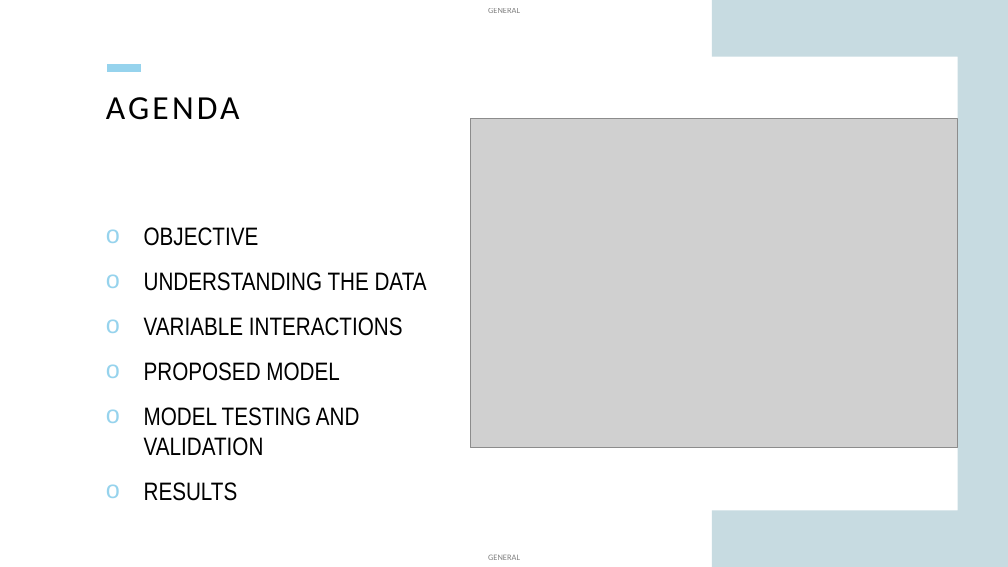
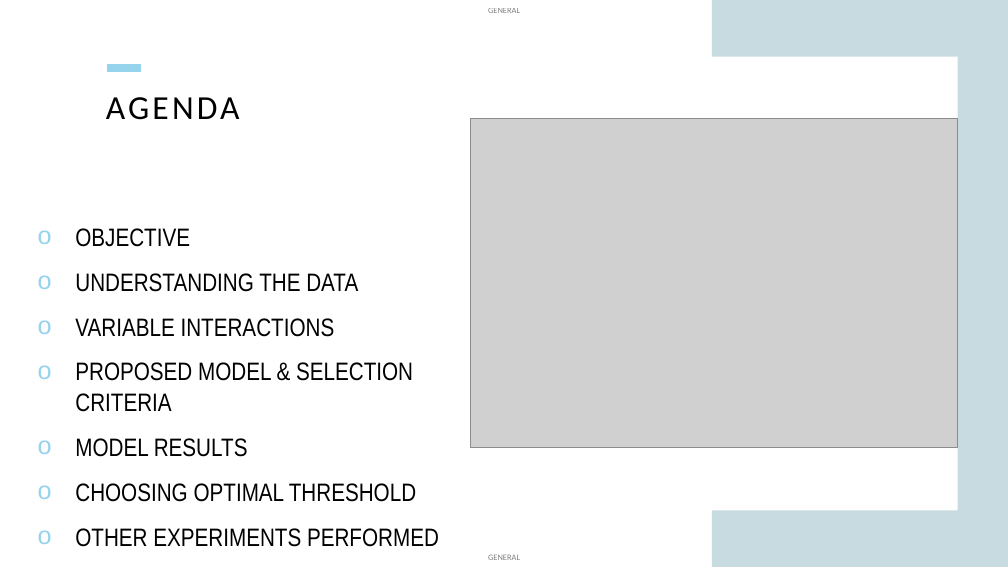
Before and after one commit to linkvarun/credit, a slide deck: slide 2 of Lending club credit risk predictor.pptx. Drawn at 1008x567 pixels with LibreOffice and Linux fonts; fonts in the diff are those of the drawing; grey boxes stand for pictures. Boxes give left, top, right and bottom in pixels: in the first picture for what was removed or moved away, otherwise in the second. Text is boxed around its words. In the diff, an @@ line names an element or a change of style, - is before the commit and + after.

```diff
--- a/Lending club credit risk predictor.pptx
+++ b/Lending club credit risk predictor.pptx
@@ text "OBJECTIVE": place and size @@
-text "OBJECTIVE" at (144, 227, 427, 456)
+text "OBJECTIVE" at (75, 228, 439, 547)
@@ text at (75, 362, 439, 547): text changed @@
-o PROPOSED MODEL
-o MODEL TESTING AND VALIDATION
-o RESULTS
+o PROPOSED MODEL & SELECTION CRITERIA
+o MODEL RESULTS
+o CHOOSING OPTIMAL THRESHOLD
+o OTHER EXPERIMENTS PERFORMED
```
Also in this commit, not shown: 2 other slides changed, 5 slides added, 5 slides removed.
